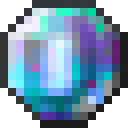
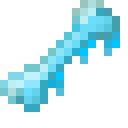
Revision of a layered w=128, h=128 image; what changed, layer by layer:
painted on "Layer 1" over [0, 0, 120, 112]
added layer "Frozen_Bone" above "Layer 0 copy" over [0, 0, 120, 112]
hid "Layer 0 copy" over [0, 0, 128, 128]
